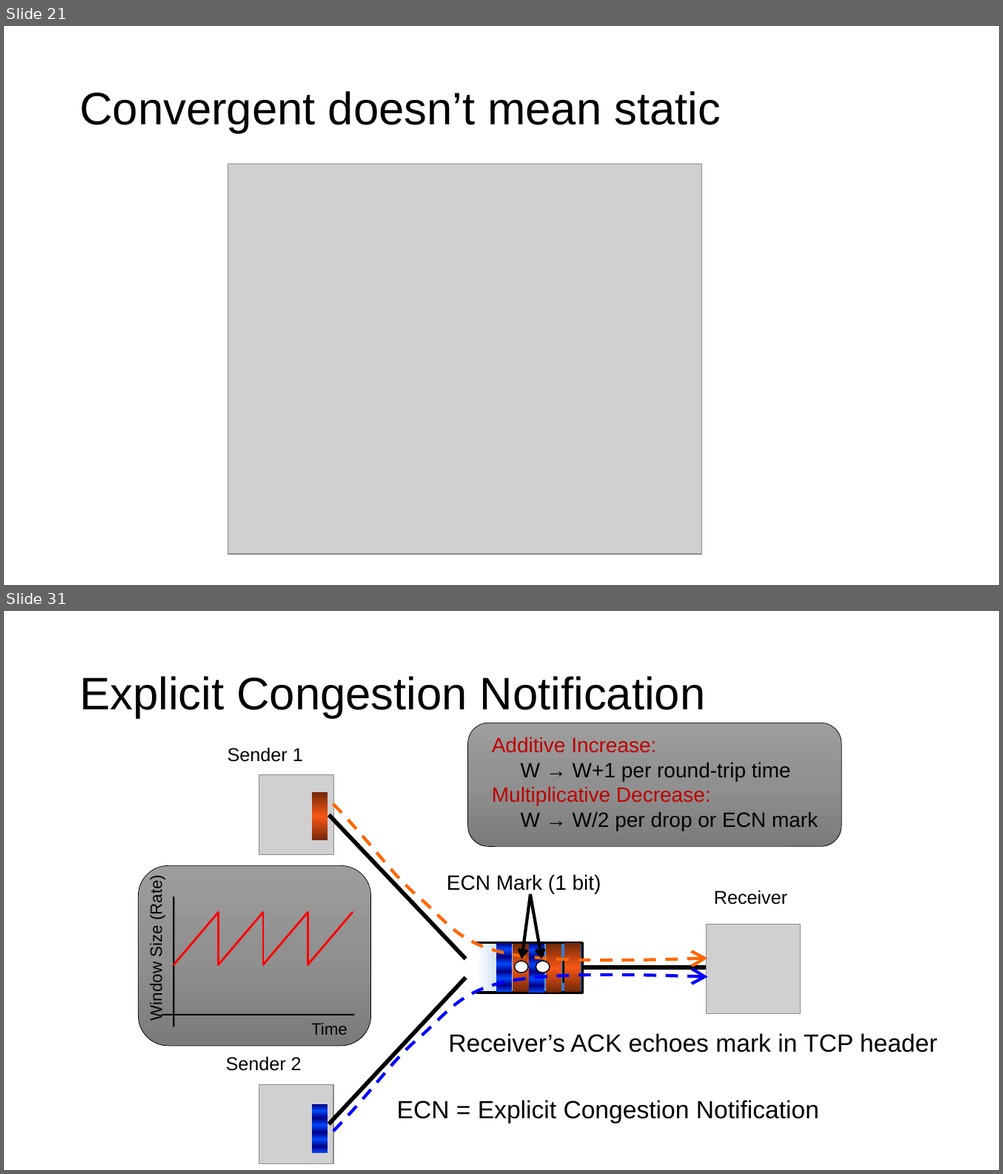
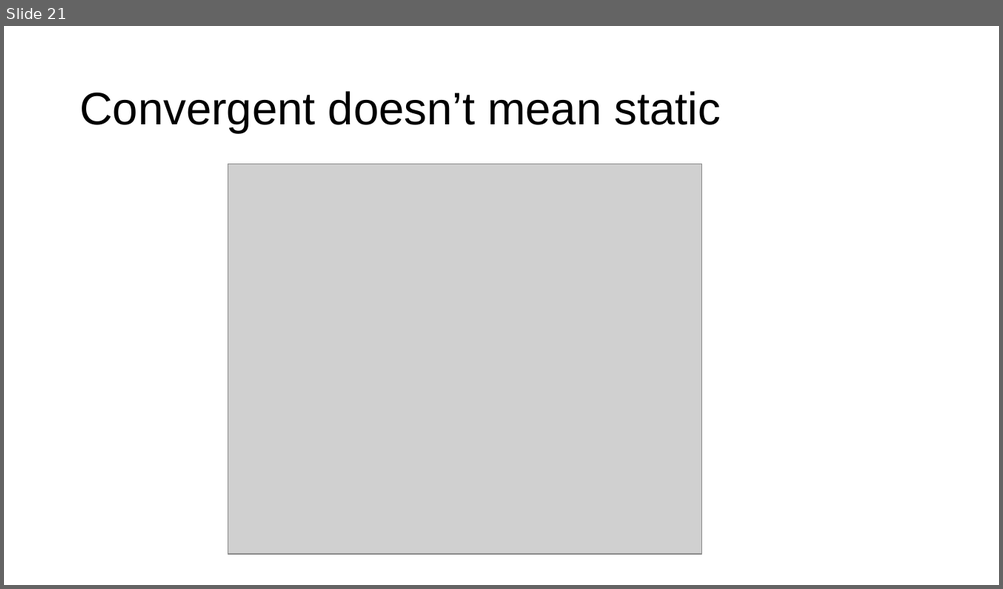
Before and after one commit to ngsrinivas/coursegen, a slide deck: ex/552-S24/staging/552-S24/lectures/04-transport-model.pptx. Shown one above the other, each under a label of ours: slides 21 and 31 before the commit, slide 21 after it; the slides between them are not shown. The pictures are 1003x1174 and 1003x589 pixels, drawn with LibreOffice and Linux fonts; fonts in the diff are those of the drawing; grey boxes stand for pictures. Boxes give left, top, right and bottom in pixels: in the first picture for what was removed or moved away, otherwise in the second. Text is boxed around its words. In the diff, an @@ line names an element or a change of style, - is before the commit and + after.

```diff
--- a/ex/552-S24/staging/552-S24/lectures/04-transport-model.pptx
+++ b/ex/552-S24/staging/552-S24/lectures/04-transport-model.pptx
@@ slide 31 removed at (x1=4, y1=611, x2=999, y2=1170), background #FFFFFF @@
@@ title removed at (x1=79, y1=676, x2=705, y2=718) @@
-Explicit Congestion Notification
@@ rounded rectangle removed at (x1=468, y1=723, x2=842, y2=847) @@
@@ text removed at (x1=492, y1=737, x2=817, y2=831) @@
-Additive Increase:
-W → W+1 per round-trip time
-Multiplicative Decrease:
-W → W/2 per drop or ECN mark
@@ text removed at (x1=227, y1=747, x2=303, y2=762) @@
-Sender 1
@@ picture removed at (x1=259, y1=775, x2=334, y2=855) @@
@@ rectangle removed at (x1=311, y1=792, x2=327, y2=841) @@
@@ freeform shape removed at (x1=333, y1=804, x2=708, y2=960) @@
@@ line removed from (329, 815) to (466, 960) @@
@@ rectangle removed at (x1=675, y1=898, x2=705, y2=928) @@
@@ text removed at (x1=714, y1=890, x2=787, y2=905) @@
-Receiver
@@ group removed at (x1=138, y1=866, x2=371, y2=1047): 9 lines, 2 texts, 1 rounded rectangle @@
-Time
-Window Size (Rate)
@@ rectangle removed at (x1=681, y1=903, x2=704, y2=925) @@
@@ rectangle removed at (x1=681, y1=903, x2=704, y2=925) @@
@@ rectangle removed at (x1=681, y1=903, x2=704, y2=925) @@
@@ freeform shape removed at (x1=476, y1=943, x2=582, y2=993) @@
@@ rectangle removed at (x1=564, y1=943, x2=580, y2=991) @@
@@ picture removed at (x1=706, y1=924, x2=800, y2=1014) @@
@@ rectangle removed at (x1=496, y1=944, x2=512, y2=992) @@
@@ rectangle removed at (x1=513, y1=944, x2=529, y2=992) @@
@@ group removed at (x1=447, y1=874, x2=601, y2=973): 2 arrows, 2 ellipses, 1 text @@
-ECN Mark (1 bit)
@@ rectangle removed at (x1=529, y1=945, x2=544, y2=993) @@
@@ rectangle removed at (x1=546, y1=945, x2=561, y2=993) @@
@@ line removed from (563, 958) to (563, 983) @@
@@ line removed from (329, 1125) to (466, 978) @@
@@ freeform shape removed at (x1=333, y1=976, x2=708, y2=1132) @@
@@ line removed from (580, 968) to (712, 968) @@
@@ text removed at (x1=448, y1=1034, x2=937, y2=1053) @@
-Receiver’s ACK echoes mark in TCP header
@@ text removed at (x1=226, y1=1056, x2=301, y2=1071) @@
-Sender 2
@@ picture removed at (x1=259, y1=1085, x2=333, y2=1165) @@
@@ rectangle removed at (x1=311, y1=1105, x2=327, y2=1153) @@
@@ text removed at (x1=397, y1=1100, x2=819, y2=1124) @@
-ECN = Explicit Congestion Notification
```
Also in this commit, not shown: 15 other slides removed, 1 other file.
